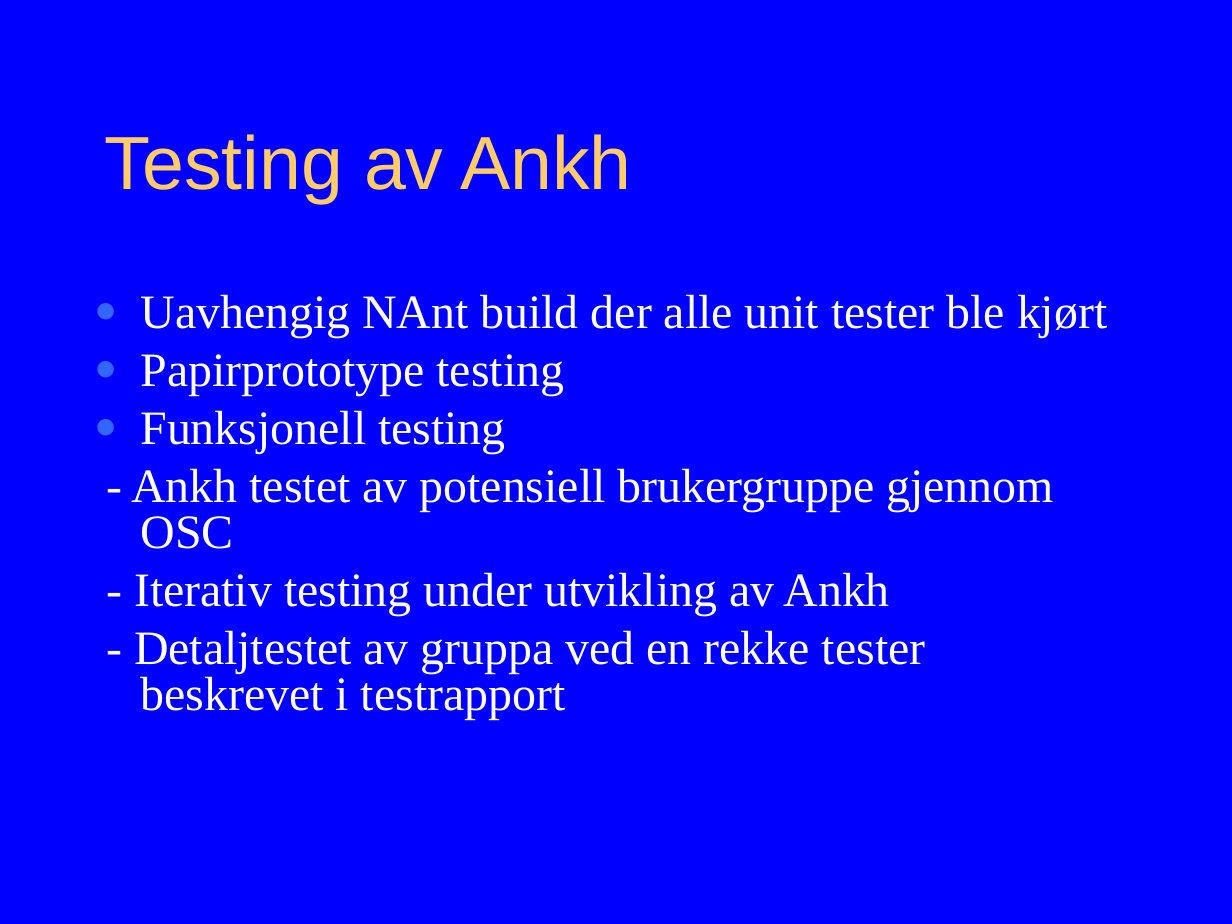
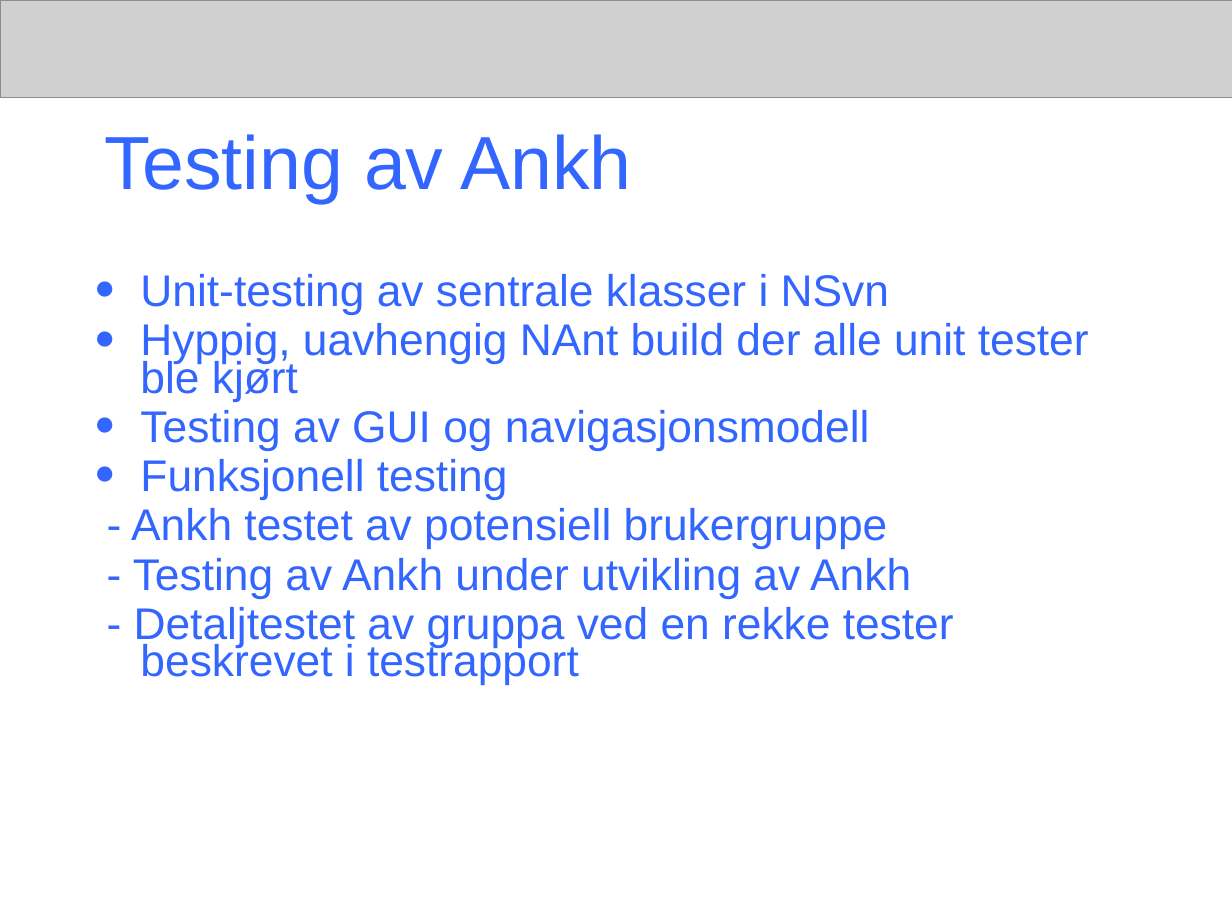
Before and after one commit to PhilJollans/AnkhSVN2019, a slide deck: slide 14 of doc/powerpoint/Subversion_addin_for_VS.NET.ppt (slide 19 before the commit). Drawn at 1232x924 pixels with LibreOffice and Linux fonts; fonts in the diff are those of the drawing; grey boxes stand for pictures. Boxes give left, top, right and bottom in pixels: in the first picture for what was removed or moved away, otherwise in the second. Text is boxed around its words. In the diff, an @@ line names an element or a change of style, - is before the commit and + after.

Commit message:
The presentation contain:
* Title of final project, name of authors
* Background
- Revision control: wc, revision, repository to be explained
- Subversion
- CollabNet
- VS.NET
- Aim of the final project

*Content
- Functionality of NSvn
- Navigation model of Ankh
- What can Ankh do?
- Example of how Ankh works: Manual demo performed at school PC
- Ankh Help: Manual demo performed at school PC
- Improvements of GUI
- Testing of Ankh
- Challenges and development environment
- Conclusion

White background, "ankh header" without letters or symbol

```diff
--- a/doc/powerpoint/Subversion_addin_for_VS.NET.ppt
+++ b/doc/powerpoint/Subversion_addin_for_VS.NET.ppt
@@ background #0000FF to #FFFFFF @@
@@ picture added at box(0, 0, 1232, 97) @@
@@ title "Testing av Ankh" at box(105, 134, 631, 203): text colour #FFCC66 to #3366FF @@
@@ text "Unit-testing av sentrale klasser i ...": place and size @@
-text "Unit-testing av sentrale klasser i ..." at box(131, 294, 1107, 720)
+text "Unit-testing av sentrale klasser i ..." at box(131, 274, 1089, 684)
@@ text at box(140, 274, 1089, 450): text changed; size 28 to 25.9 pt; font Times New Roman to Arial; text colour #FFFFFF to #3366FF @@
-● Uavhengig NAnt build der alle unit tester ble kjørt
-● Papirprototype testing
+● Unit-testing av sentrale klasser i NSvn
+● Hyppig, uavhengig NAnt build der alle unit tester ble kjørt
+● Testing av GUI og navigasjonsmodell
@@ text at box(134, 459, 954, 684): size 28 to 25.9 pt, font Times New Roman to Arial, text colour #FFFFFF to #3366FF in "Funksjonell testing", "- Detaljtestet av gruppa ved en rekke ..."; line spacing 0.8 to 0.7 @@
@@ text at box(131, 508, 911, 598): text changed; size 28 to 25.9 pt; font Times New Roman to Arial; text colour #FFFFFF to #3366FF @@
-- Ankh testet av potensiell brukergruppe gjennom OSC
-- Iterativ testing under utvikling av Ankh
+- Ankh testet av potensiell brukergruppe
+- Testing av Ankh under utvikling av Ankh
```
Also in this commit, not shown: 12 other slides changed, 9 slides added, 7 slides removed.
